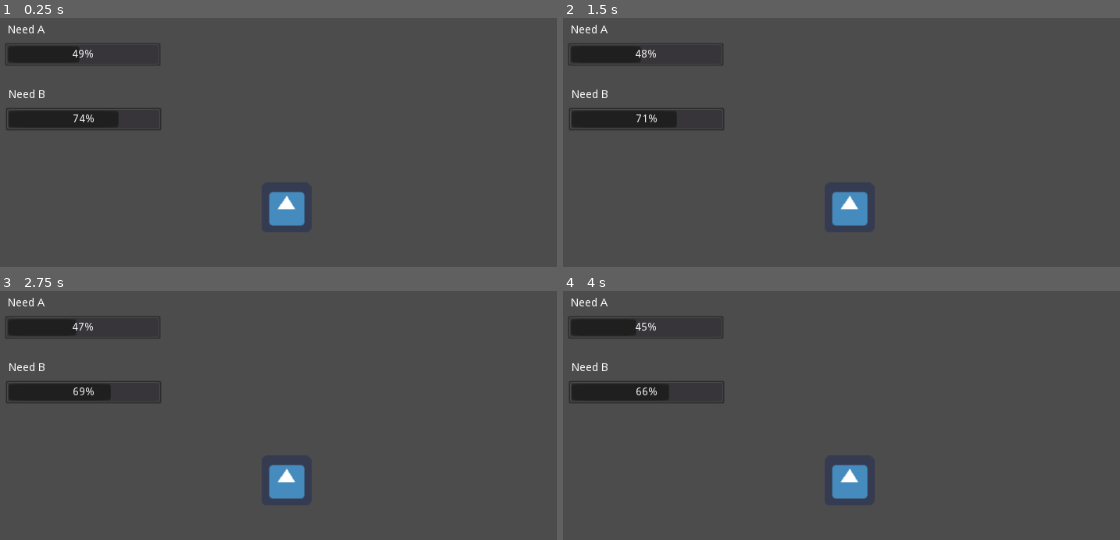
Above: before the commit, frames 1-4 (two rows, left to right).
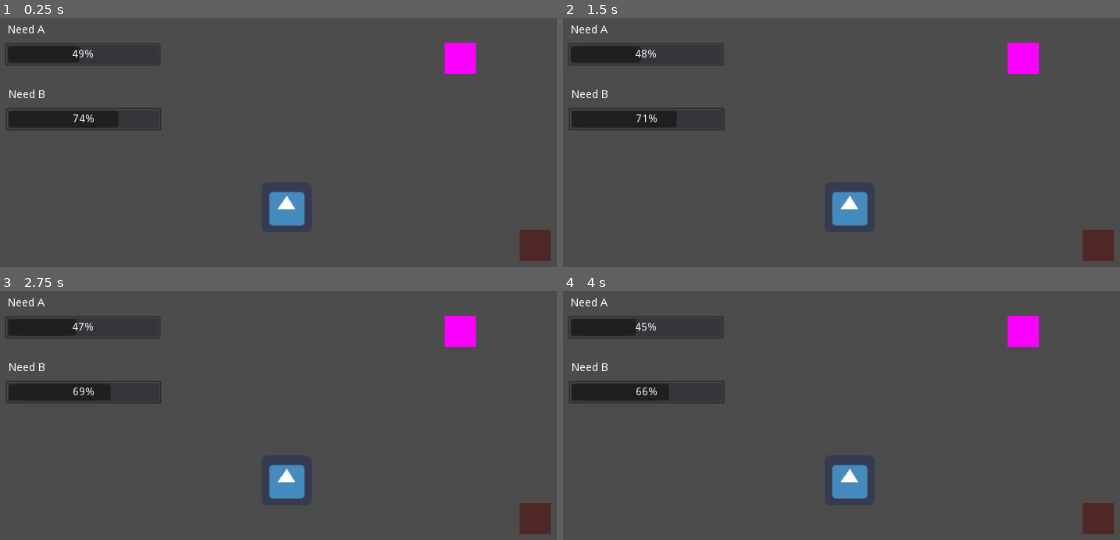
Above: after the commit, the same moments.

Repository: BlackBrad/KiwiJam2021
Game: Godot game, scene res://Scenes/NeedsTest.tscn
The game is run twice, just before and just after one commit, with the same random seed, the same clock (stepped at 60 frames per second) and the same inputs. The project has no main scene, so this scene is started directly. The engine's default icon, where the game draws it, is replaced by a stand-in: a white triangle on a blue panel in a dark square.
Inputs:
- Up to frame 1 (0.25 s): no input
- Up to frame 2 (1.5 s): tap Enter at 0.5 s; tap Space at 1.25 s
- Up to frame 3 (2.75 s): tap Enter at 2 s
- Up to frame 4 (4 s): tap Space at 2.75 s; tap Enter at 3.5 s

The runs differ from the first frame. In frame 1, 1.4% of the frame differs, in the area x 79-99%, y 9-98%; in frame 2, 1.4%; in frame 3, 1.4%; in frame 4, 1.4%.

Commit message:
Drag and drop testing

Diff:
--- a/Scenes/NeedsTest.tscn
+++ b/Scenes/NeedsTest.tscn
@@ -1,8 +1,10 @@
-[gd_scene load_steps=4 format=2]
+[gd_scene load_steps=6 format=2]
 
 [ext_resource path="res://Scenes/NeedUI.tscn" type="PackedScene" id=1]
 [ext_resource path="res://icon.png" type="Texture" id=2]
 [ext_resource path="res://Scripts/NeedSource.gd" type="Script" id=3]
+[ext_resource path="res://Scripts/DragTest.gd" type="Script" id=4]
+[ext_resource path="res://Scripts/DropTest.gd" type="Script" id=5]
 
 [node name="NeedsTest" type="Node2D"]
 
@@ -23,6 +25,48 @@
 [node name="NeedSource" type="Node2D" parent="."]
 position = Vector2( 366.637, 244.425 )
 script = ExtResource( 3 )
+pipe_entrance_path = NodePath("../DropTest")
 
 [node name="Sprite" type="Sprite" parent="NeedSource"]
 texture = ExtResource( 2 )
+
+[node name="DragTest" type="Control" parent="."]
+margin_left = 569.484
+margin_top = 32.7579
+margin_right = 609.484
+margin_bottom = 72.7579
+script = ExtResource( 4 )
+__meta__ = {
+"_edit_use_anchors_": false
+}
+
+[node name="ColorRect" type="ColorRect" parent="DragTest"]
+anchor_left = 0.5
+anchor_top = 0.5
+anchor_right = 0.5
+anchor_bottom = 0.5
+margin_left = -20.0
+margin_top = -20.0
+margin_right = 20.0
+margin_bottom = 20.0
+mouse_filter = 2
+color = Color( 0.992157, 0, 1, 1 )
+
+[node name="DropTest" type="Control" parent="."]
+margin_left = 665.0
+margin_top = 273.0
+margin_right = 864.0
+margin_bottom = 391.0
+script = ExtResource( 5 )
+__meta__ = {
+"_edit_use_anchors_": false
+}
+
+[node name="ColorRect" type="ColorRect" parent="DropTest"]
+margin_right = 40.0
+margin_bottom = 40.0
+mouse_filter = 2
+color = Color( 0.313726, 0.156863, 0.156863, 1 )
+__meta__ = {
+"_edit_use_anchors_": false
+}
--- /dev/null
+++ b/Scripts/DragTest.gd
@@ -0,0 +1,7 @@
+extends Control
+
+func get_drag_data(position):
+	print('get_drag_data called')
+	var preview = self.duplicate()
+	set_drag_preview(preview)
+	return 0
--- /dev/null
+++ b/Scripts/DropTest.gd
@@ -0,0 +1,14 @@
+extends Control
+
+signal connect_substance
+
+func can_drop_data(position, data):
+	print('can_drop_data called')
+    # Check position if it is relevant to you
+    # Otherwise, just check data
+    #return typeof(data) == TYPE_DICTIONARY and data.has("expected")
+	return true
+
+func drop_data(position, data):
+	print('drop_data called')
+	emit_signal('connect_substance')
--- a/Scripts/NeedSource.gd
+++ b/Scripts/NeedSource.gd
@@ -5,6 +5,8 @@
 
 export(float) var need_a_drain_rate = 1.0
 export(float) var need_b_drain_rate = 2.0
+
+export(NodePath) var pipe_entrance_path
 
 var needs = {
 	"A": 0,
@@ -15,9 +17,15 @@
 	needs["A"] = initial_need_a
 	needs["B"] = initial_need_b
 
+	var pipe_entrance = get_node(pipe_entrance_path)
+	pipe_entrance.connect('connect_substance', self, 'on_connect_substance')
+
 func _physics_process(delta):
 	needs["A"] -= need_a_drain_rate * delta
 	needs["B"] -= need_b_drain_rate * delta
 
 func get_needs_value(key: String):
 	return needs[key]
+
+func on_connect_substance():
+	print('on_connect_substance called')
